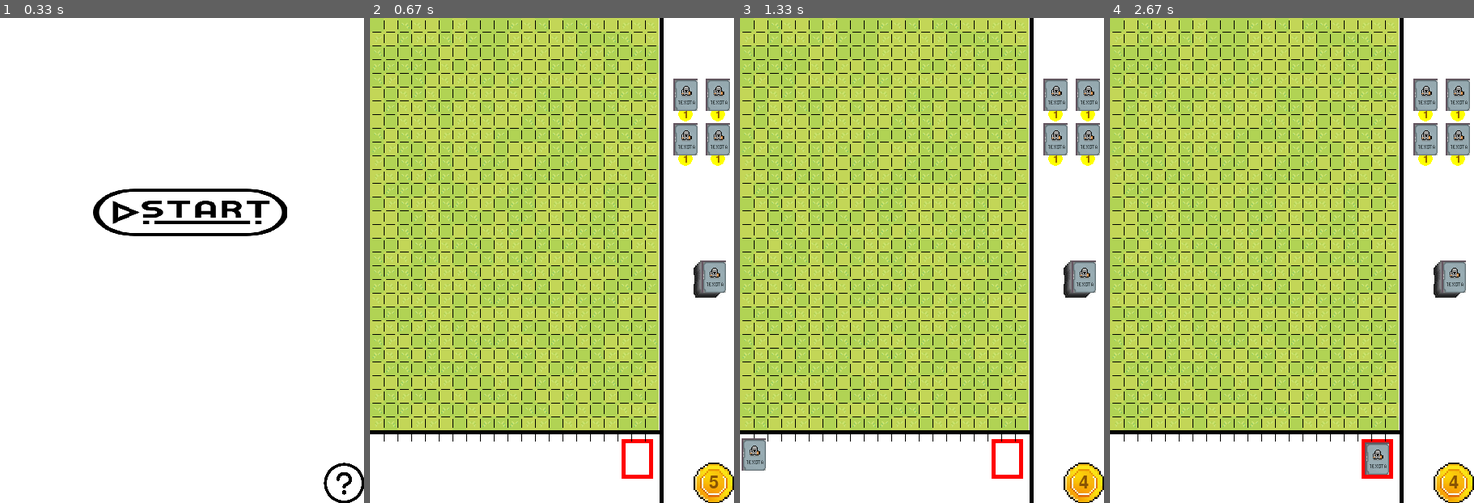
Above: before the commit, frames 1-4 (left to right).
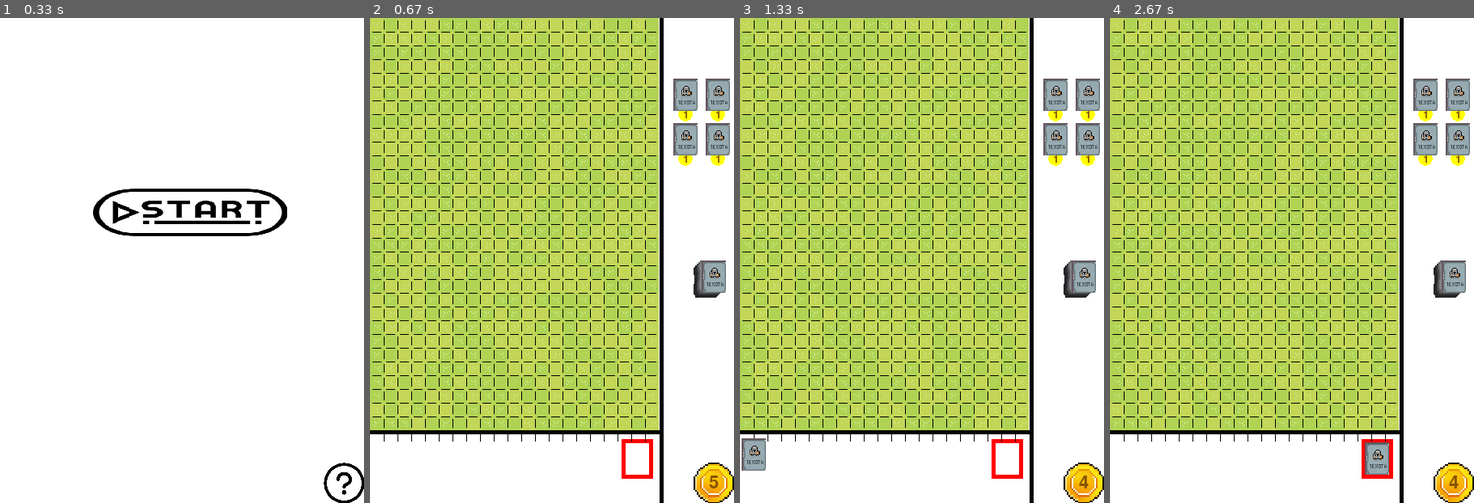
Above: after the commit, the same moments.

Repository: Choriso/PyGame_YL
Game: pygame game, started from main.py
Same seed, same stepped clock (60 frames per second), same inputs: the game is played once before the commit and once after it.
Inputs (mouse positions are in pixels of both pictures, inside the frame that each line leads up to):
- Up to frame 1 (0.33 s): no input
- Up to frame 2 (0.67 s): click (552, 260) at 0.38 s
- Up to frame 3 (1.33 s): click "1" at 0.72 s; click (809, 187) at 1.05 s
- Up to frame 4 (2.67 s): click (1124, 454) at 2.38 s

Frame 1 is identical in both runs. In frame 2, 3.2% of the frame differs, in the area x 0-79%, y 1-85%; in frame 3, 3.2%; in frame 4, 3.2%.

Commit message:
add hints for move but there is a lot of bugs sorrry im too tired to fix it

Diff:
--- a/field.py
+++ b/field.py
@@ -3,10 +3,12 @@
 import random
 from consts import CLASSES
 
+
 class Cell:
     def __init__(self, x, y, image, cell_size):
         self.rect = pygame.Rect(x, y, cell_size, cell_size)
         self.image = pygame.transform.scale(image, (cell_size, cell_size))
+
 
 class Field:
     def __init__(self, size, tilemap, bg_color):
@@ -15,7 +17,9 @@
         self.cell_size = 17
         self.size = size
         self.bg_color = bg_color
-        self.cells = [[Cell(x * self.cell_size, y * self.cell_size, tilemap.subsurface(pygame.Rect(random.randrange(0, tilemap.get_width(), 16), random.randrange(0, tilemap.get_height(), 16), 16, 16)), self.cell_size) for x in range(size[0])] for y in range(size[1])]
+        self.cells = [[Cell(x * self.cell_size, y * self.cell_size, tilemap.subsurface(
+            pygame.Rect(random.randrange(0, tilemap.get_width(), 16), random.randrange(0, tilemap.get_height(), 16), 16,
+                        16)), self.cell_size) for x in range(size[0])] for y in range(size[1])]
         self.field = [[0] * size[0] for i in range(size[1])]
 
     def draw(self, screen):
@@ -32,16 +36,15 @@
         for x in range(self.cell_size, 515, self.cell_size):
             for y in range(space_length // 2, 515, dash_length + space_length):
                 if x < 360 - dash_length:
-                    pygame.draw.line(screen, (0, 0, 0), (x + self.left, y + self.top), (x + self.left, y + dash_length + self.top))
+                    pygame.draw.line(screen, (0, 0, 0), (x + self.left, y + self.top),
+                                     (x + self.left, y + dash_length + self.top))
                 if y < 360 - dash_length:
-                    pygame.draw.line(screen, (0, 0, 0), (y + self.left, x + self.top), (y + dash_length + self.left, x + self.top))
+                    pygame.draw.line(screen, (0, 0, 0), (y + self.left, x + self.top),
+                                     (y + dash_length + self.left, x + self.top))
 
     def get_click(self, mouse_pos):
         cell = self.get_cell(mouse_pos)
-        if cell:
-            print(self.field[cell[1]][cell[0]])
         return cell
-
 
     def get_cell(self, mouse_pos):
         cell_x = (mouse_pos[0] - self.left) // self.cell_size
@@ -54,10 +57,25 @@
         if self.field[cell_coords[1]][cell_coords[0]]:
             return False
         hero = card.link(group)
-        self.field[cell_coords[1]][cell_coords[0]] = hero.name
+        self.field[cell_coords[1]][cell_coords[0]] = hero
         hero.rect.x = cell_coords[0] * self.cell_size + self.left + 1
         hero.rect.y = cell_coords[1] * self.cell_size + self.top + 1
         return True
+
+    def get_piece(self, cords):
+        return self.field[cords[1]][cords[0]]
+
+    def draw_move_hints(self, dist_range, cords, screen):
+        for i in range(1, dist_range + 1):
+            pygame.draw.rect(screen, 'cyan', (
+                (cords[0] * self.cell_size + self.left, (cords[1] - i) * self.cell_size + self.top),
+                (self.cell_size, self.cell_size)), 2)
+
+    def move_hero(self, start_pos, end_pos, hero):
+        self.field[start_pos[0]][start_pos[1]], self.field[end_pos[0]][end_pos[1]] = 0, self.field[start_pos[0]][
+            start_pos[1]]
+        hero.rect.y -= (end_pos[1] - start_pos[1]) * self.cell_size
+
 
 
 class Shop:
@@ -76,6 +94,7 @@
         if self.rect.collidepoint(pos):
             print("Bought a card")
 
+
 class Deck:
     def __init__(self, screen, top, left, width, height):
         self.screen = screen
@@ -88,6 +107,7 @@
     def click(self, pos):
         if self.rect.collidepoint(pos):
             print("Drew a random card")
+
 
 class Interface:
     def __init__(self, screen, tilemap, coins):
@@ -106,6 +126,7 @@
         self.shop.click(pos)
         self.deck.click(pos)
 
+
 def main():
     pygame.init()
     screen = pygame.display.set_mode((800, 600))
@@ -122,5 +143,6 @@
         interface.draw()
         pygame.display.flip()
 
+
 if __name__ == "__main__":
     main()
--- a/heroes.py
+++ b/heroes.py
@@ -9,6 +9,10 @@
         super().__init__(group)
         self.image = image
         self.rect = self.image.get_rect()
+        self.attack_range = None
+        self.dist_range = None
+        self.damage = None
+        self.hp = None
 
 
 class Knight(Hero):
@@ -16,3 +20,13 @@
     def __init__(self, group, image=load_image('knight_back.png', -1)):
         super().__init__(group, image)
         self.name = 'knight'
+        self.damage = 1
+        self.attack_range = 1
+        self.dist_range = 2
+        self.hp = 3
+
+    def __str__(self):
+        return self.name
+
+    def __repr__(self):
+        return self.name
--- a/main.py
+++ b/main.py
@@ -26,6 +26,9 @@
         self.store.add_sprites(all_sprites)
         self.store.draw_prices(screen)
 
+        self.is_showing_move_hints = False
+        self.hints_params = None
+
     def update(self):
         pygame.draw.line(screen, 'black', (360, 0), (360, 600), 5)
         pygame.draw.line(screen, 'black', (0, 512), (360, 512), 5)
@@ -33,12 +36,17 @@
         self.field.draw(screen)
         self.store.update(screen)
         self.hand.update()
+        if self.is_showing_move_hints:
+            self.field.draw_move_hints(*self.hints_params)
 
     def action(self, pos):
         res1 = self.store.is_concerning(pos)
         res2 = self.deck.is_concerning(pos)
         res3 = self.hand.is_concerning(pos)
         res4 = self.field.get_click(pos)
+        if self.is_showing_move_hints and not res4:
+            self.is_showing_move_hints = False
+            self.hints_params = None
         if self.hand.can_add():
             if res1[0]:
                 card = self.store.take_cards(res1[1], all_sprites)
@@ -51,11 +59,23 @@
                 self.hand.add_card(card)
             elif type(res3) is int:
                 self.hand.choose(res3)
-            elif res4 and self.hand.chosen:
-                result = self.field.on_click(res4, all_sprites, self.hand.chosen)
-                if result:
-                    all_sprites.remove(self.hand.chosen)
-                    self.hand.chosen = None
+            elif res4:
+                result = False
+                if self.hand.chosen:
+                    result = self.field.on_click(res4, all_sprites, self.hand.chosen)
+                    if result:
+                        all_sprites.remove(self.hand.chosen)
+                        self.hand.chosen = None
+                if result is False:
+                    hero = self.field.get_piece(res4)
+                    if hero:
+                        self.field.draw_move_hints(hero.dist_range, res4, screen)
+                        self.hints_params = hero.dist_range, res4, screen
+                        self.is_showing_move_hints = True
+                        print(1)
+                    elif self.is_showing_move_hints and res4[1] not in [self.hints_params[1][1] + i for i in range(1, self.hints_params[0] + 1)]:
+                        self.is_showing_move_hints = False
+                        self.hints_params = None
 
 
 running = True
